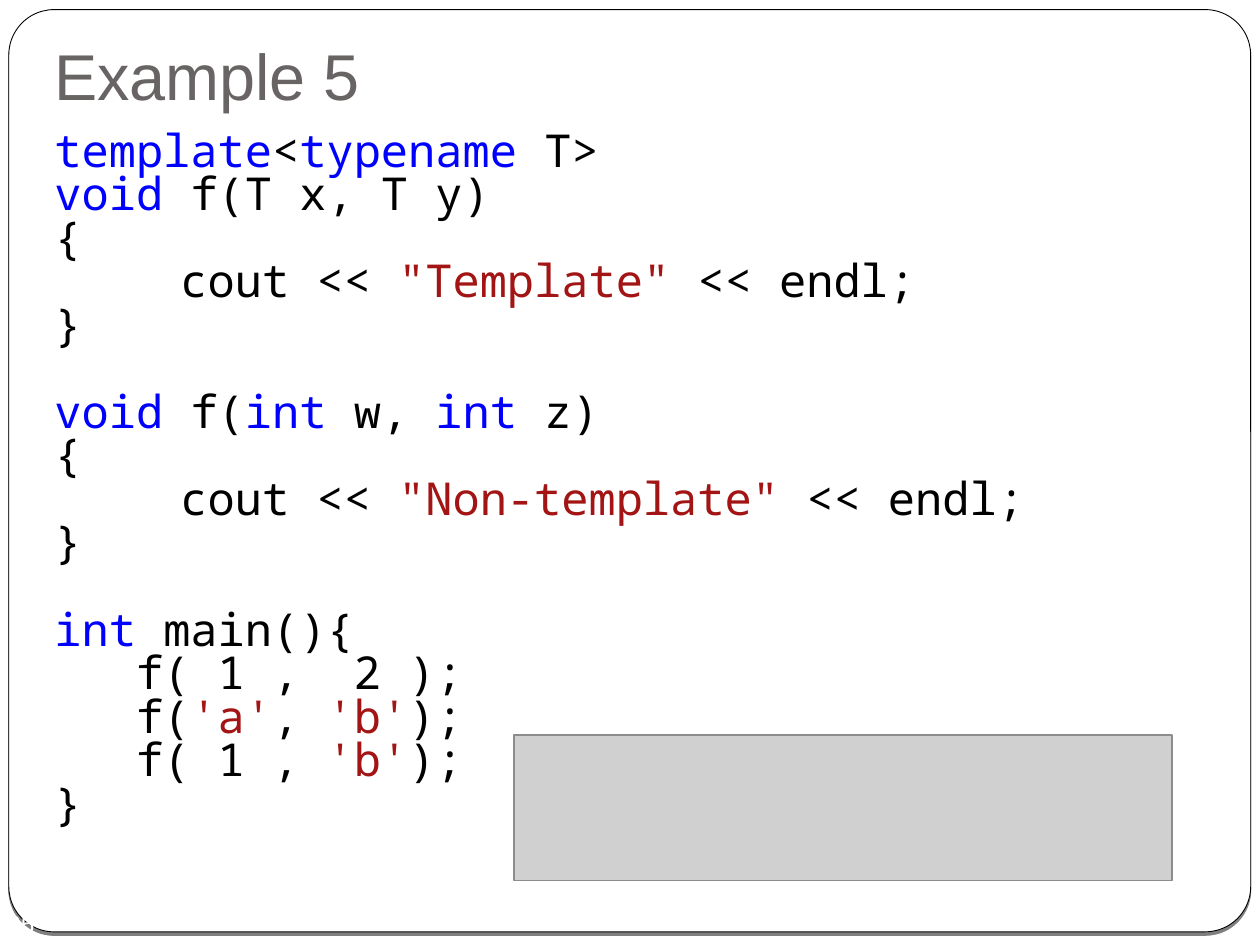
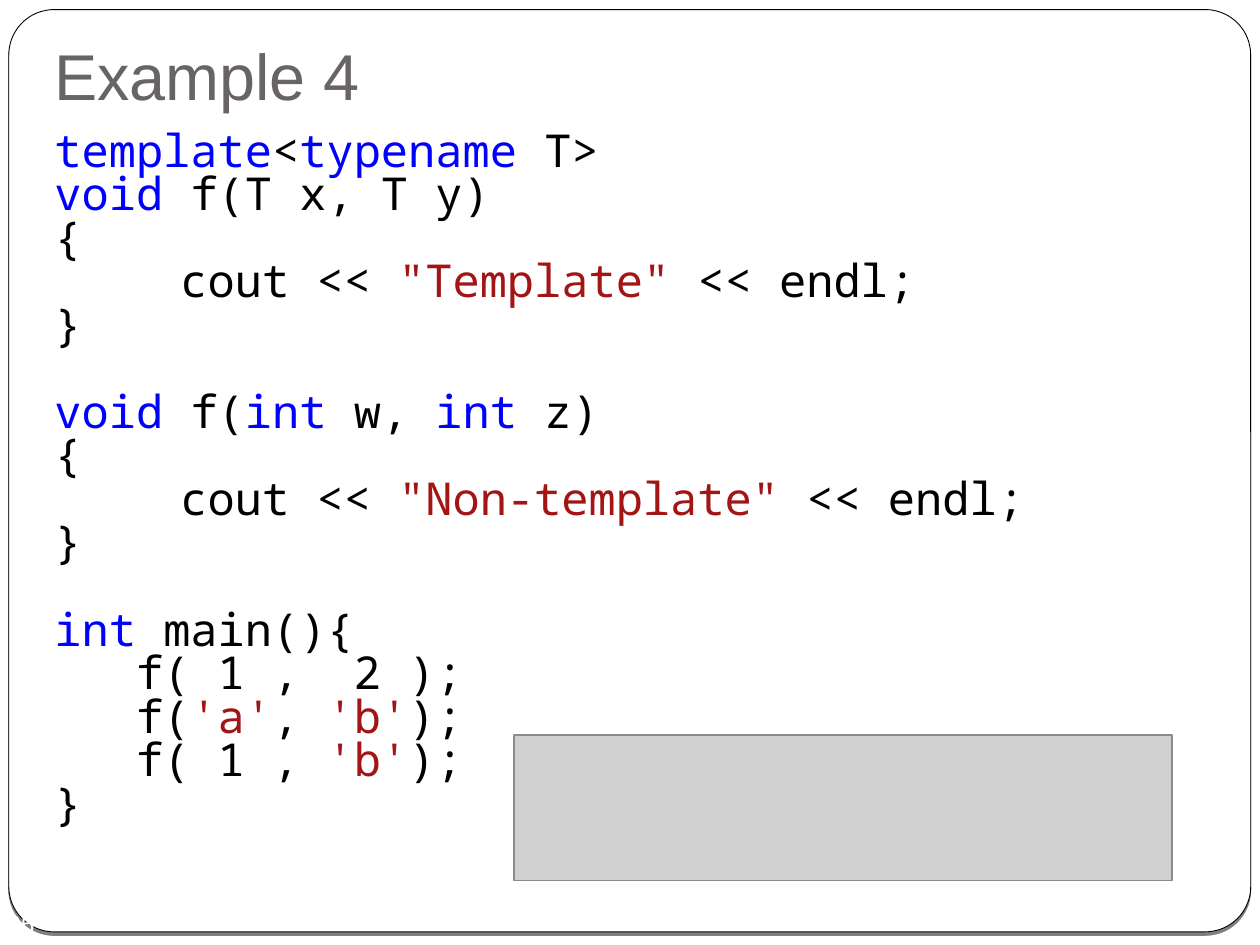
Before and after one commit to cpp-at-ariel/cpp-5781, a slide deck: slide 25 of 08-templates-iterators/slides-1-function-templates.odp. Drawn at 1260x945 pixels with LibreOffice and Linux fonts; fonts in the diff are those of the drawing; grey boxes stand for pictures. Boxes give left, top, right and bottom in pixels: in the first picture for what was removed or moved away, otherwise in the second. Text is boxed around its words. In the diff, an @@ line names an element or a change of style, - is before the commit and + after.

```diff
--- a/08-templates-iterators/slides-1-function-templates.odp
+++ b/08-templates-iterators/slides-1-function-templates.odp
@@ title at [54,53,360,112]: text changed @@
-Example 5
+Example 4
```
Also in this commit, not shown: 5 other slides changed, 2 other files.
